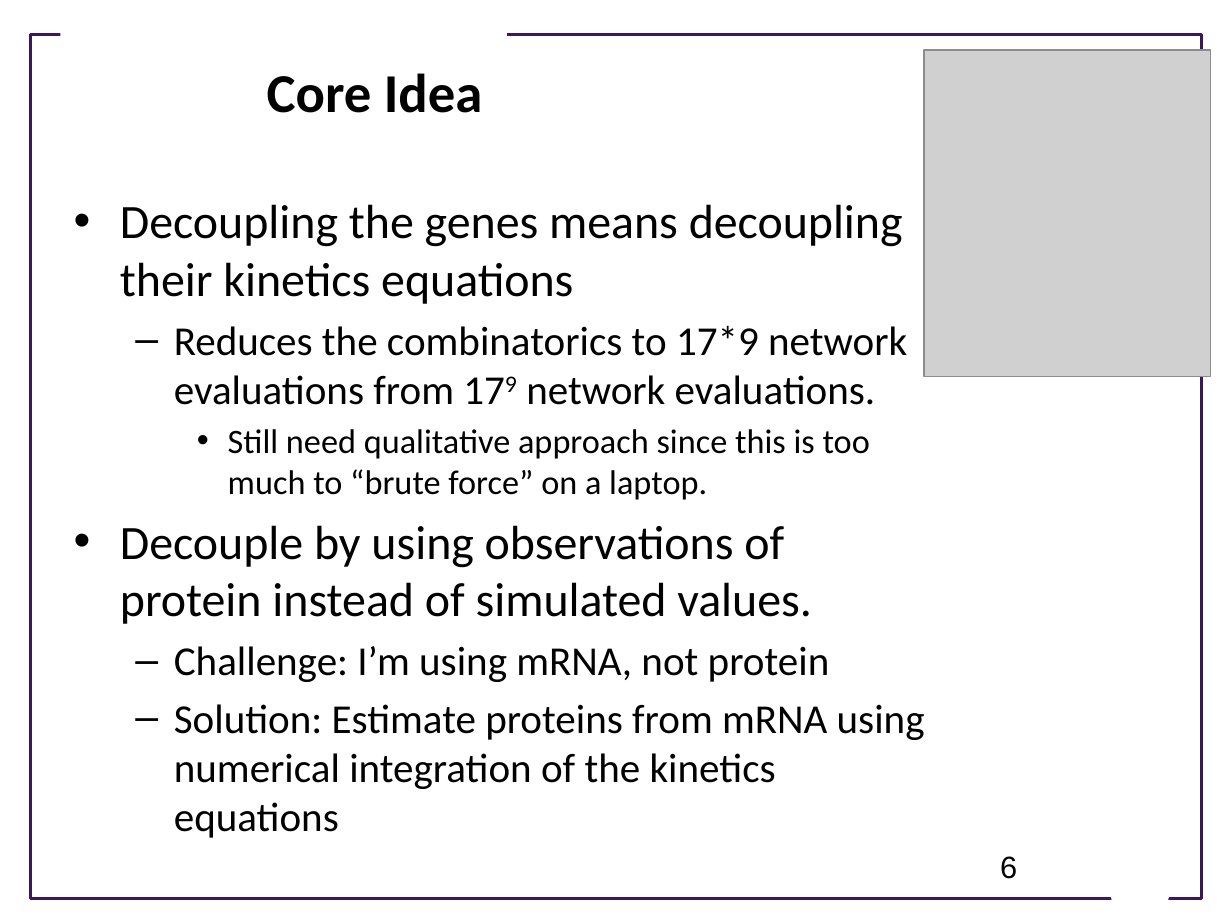
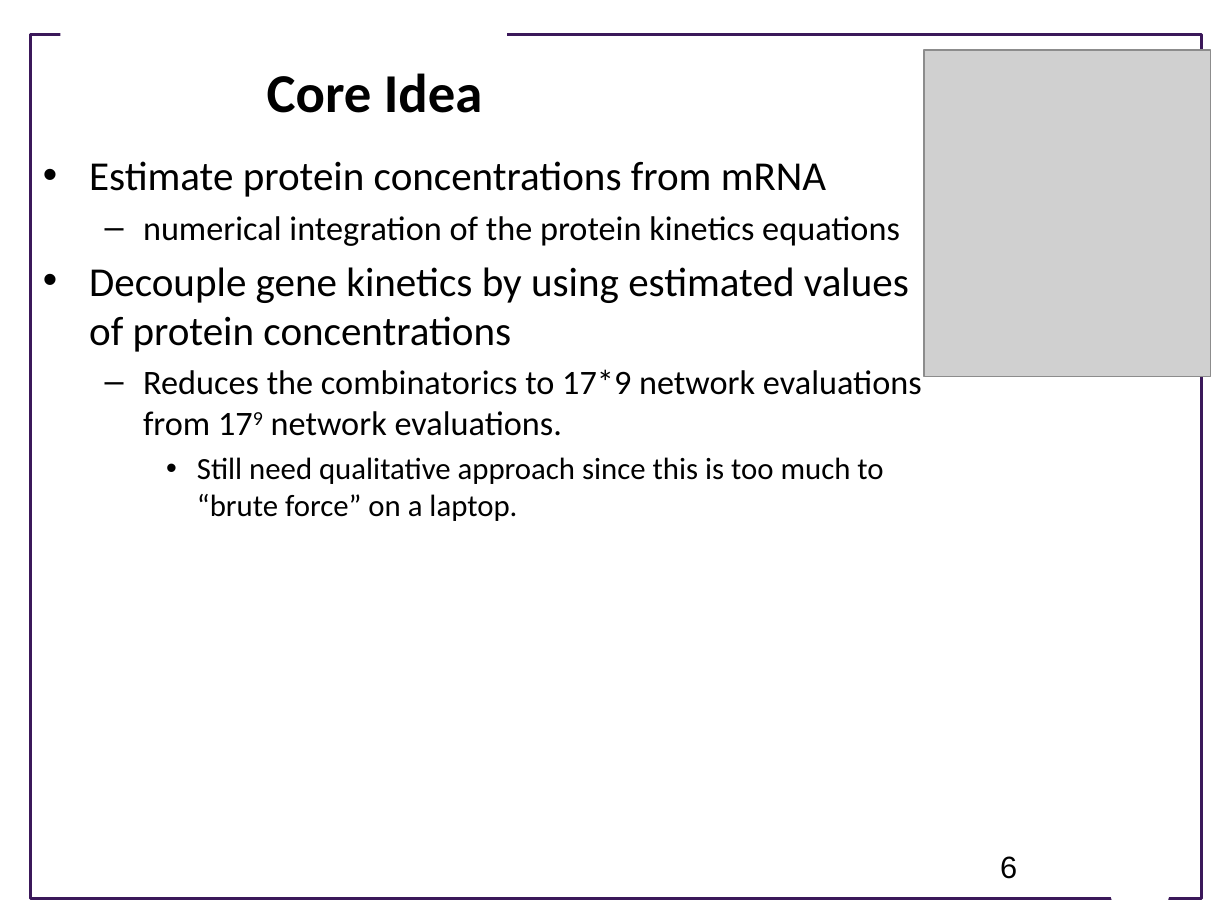
Before and after one commit to ModelEngineering/advancing-biomedical-models, a slide deck: slide 6 of ModelingGame/Summary of Approach to Modeling Game.pptx. Drawn at 1232x924 pixels with LibreOffice and Linux fonts; fonts in the diff are those of the drawing; grey boxes stand for pictures; background and template pictures are left out. Boxes give left, top, right and bottom in pixels: in the first picture for what was removed or moved away, otherwise in the second. Text is boxed around its words. In the diff, an @@ line names an element or a change of style, - is before the commit and + after.

Commit message:
Updated slides

```diff
--- a/ModelingGame/Summary of Approach to Modeling Game.pptx
+++ b/ModelingGame/Summary of Approach to Modeling Game.pptx
@@ text "Estimate protein concentrations from mRNA": place and size @@
-text "Estimate protein concentrations from mRNA" at (120, 204, 925, 789)
+text "Estimate protein concentrations from mRNA" at (89, 161, 922, 521)
@@ text at (89, 161, 909, 352): text changed; size 28 to 24 pt @@
-• Decoupling the genes means decoupling their kinetics equations
+• Estimate protein concentrations from mRNA
+  – numerical integration of the protein kinetics equations
+• Decouple gene kinetics by using estimated values of protein concentrations
@@ text at (143, 369, 922, 521): size 24 to 20 pt in "Reduces the combinatorics to 17*9 network evaluations ..."; size 20 to 18 pt in "Still need qualitative approach since this is ..." @@
@@ text at (120, 525, 925, 789): paragraphs removed @@
-• Decouple by using observations of protein instead of simulated values.
-  – Challenge: I’m using mRNA, not protein
-  – Solution: Estimate proteins from mRNA using numerical integration of the kinetics equations
```
Also in this commit, not shown: 2 other slides changed, 1 slide added.
